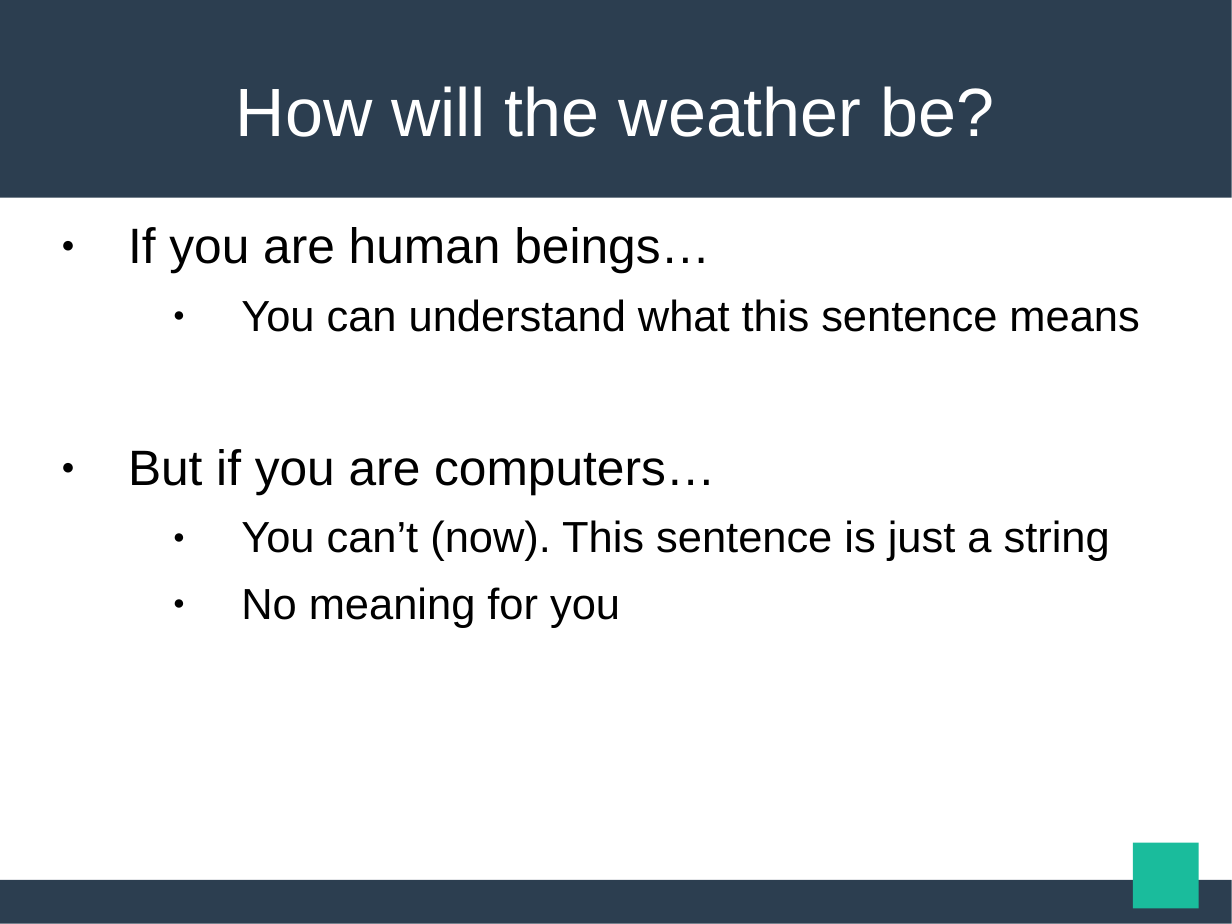
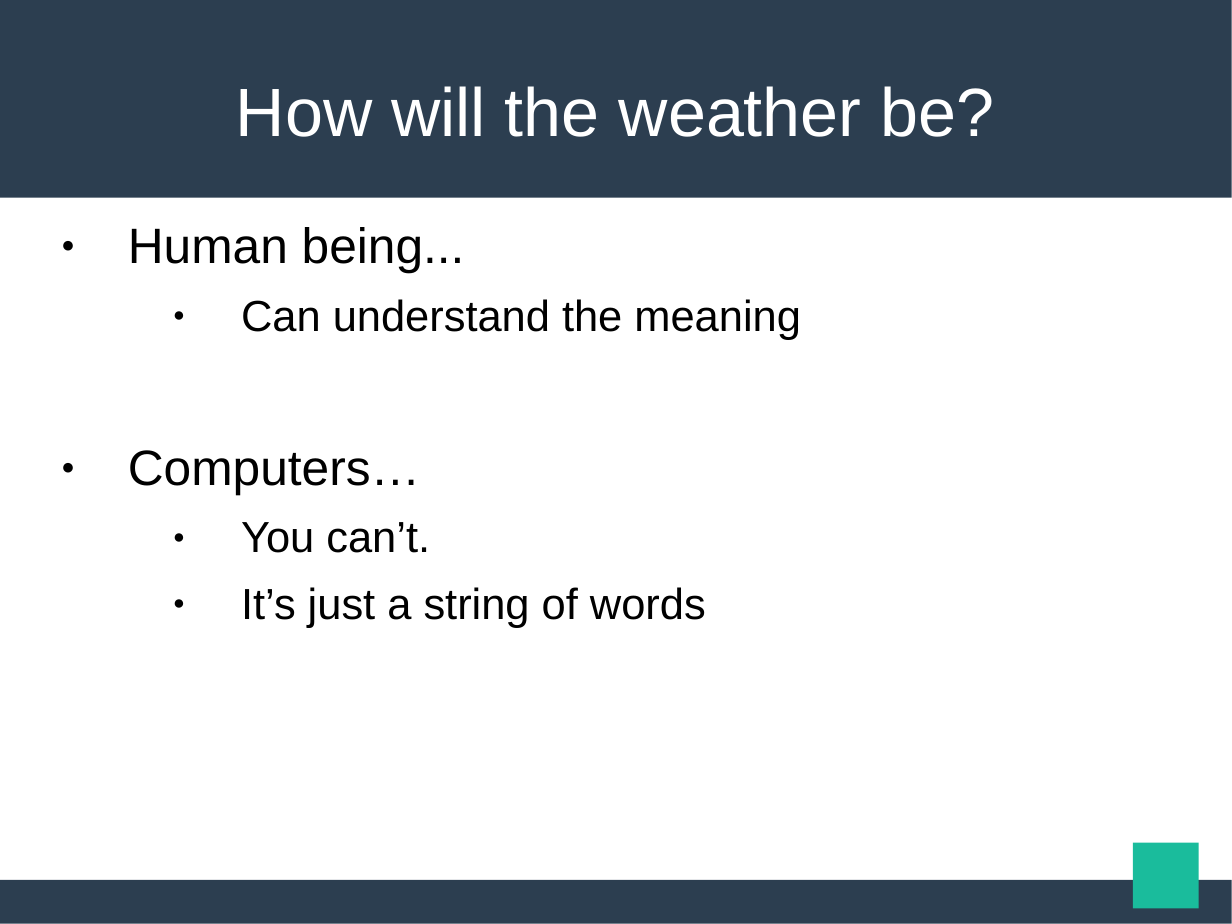
Before and after one commit to maekawatoshiki/neural-machine-translation-demo, a slide deck: slide 3 of NY_slide.ppt. Drawn at 1232x924 pixels with LibreOffice and Linux fonts; fonts in the diff are those of the drawing. Boxes give left, top, right and bottom in pixels: in the first picture for what was removed or moved away, otherwise in the second. Text is boxed around its words. In the diff, an @@ line names an element or a change of style, - is before the commit and + after.

```diff
--- a/NY_slide.ppt
+++ b/NY_slide.ppt
@@ text at box(128, 227, 801, 628): text changed @@
-● If you are human beings…
-  ● You can understand what this sentence means
-● But if you are computers…
-  ● You can’t (now). This sentence is just a string
-  ● No meaning for you
+● Human being...
+  ● Can understand the meaning
+● Computers…
+  ● You can’t.
+  ● It’s just a string of words
```
Also in this commit, not shown: 11 other slides changed, 5 slides added, 2 other files.
